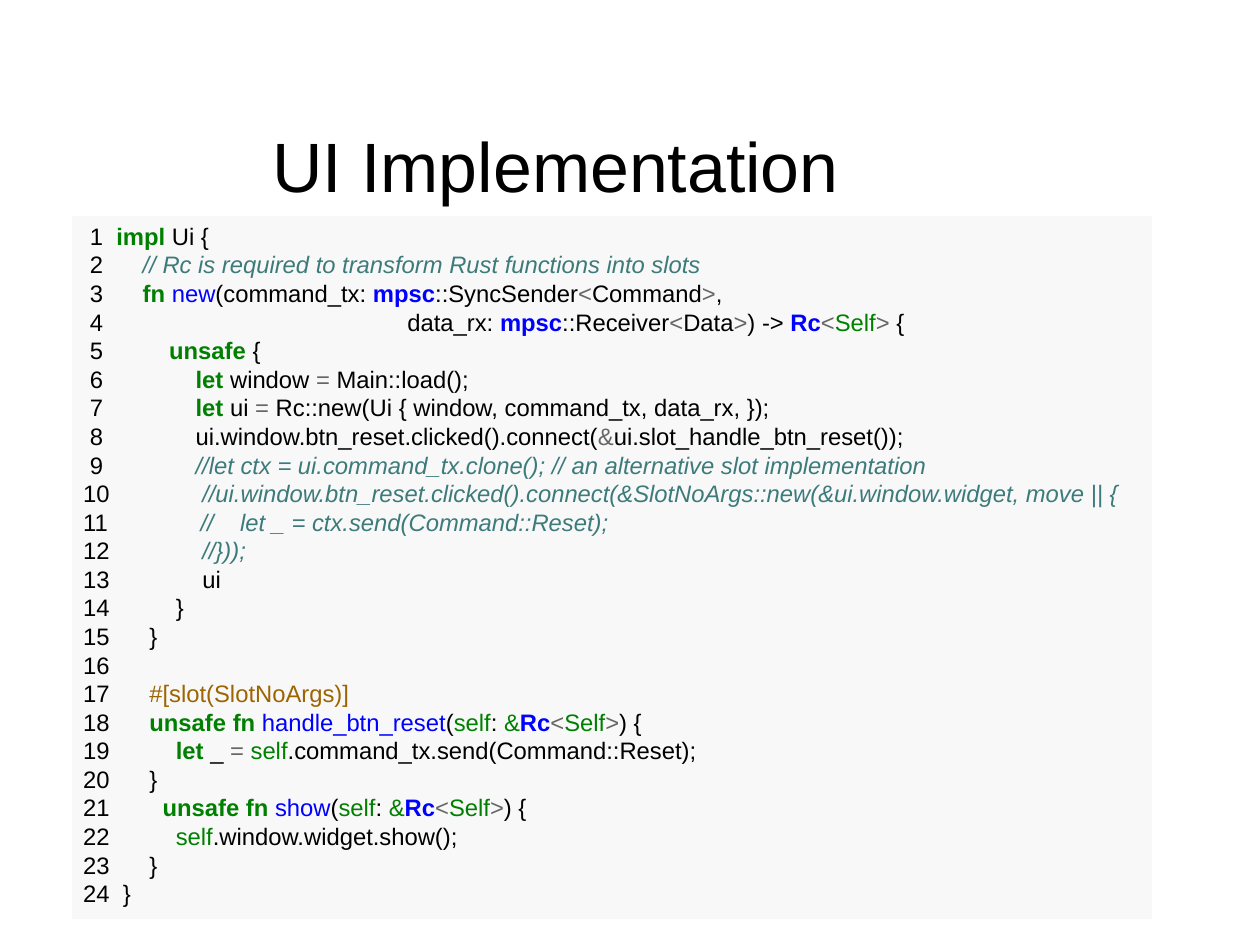
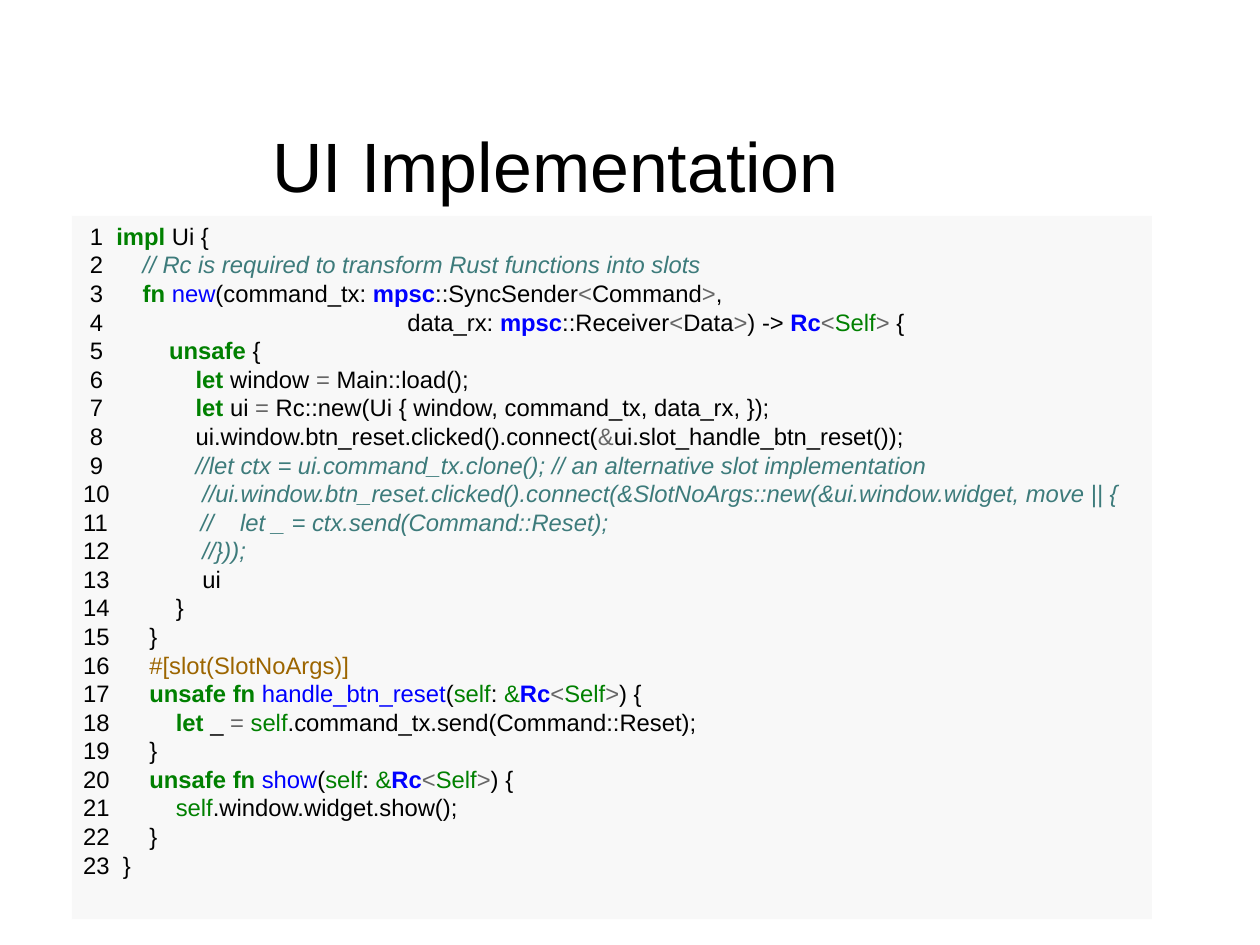
Before and after one commit to divi255/qtx, a slide deck: slide 11 of pres.odp. Drawn at 1260x945 pixels with LibreOffice and Linux fonts; fonts in the diff are those of the drawing; background and template pictures are left out. Boxes give left, top, right and bottom in pixels: in the first picture for what was removed or moved away, otherwise in the second. Text is boxed around its words. In the diff, an @@ line names an element or a change of style, - is before the commit and + after.

```diff
--- a/pres.odp
+++ b/pres.odp
@@ text in rectangle at [83,656,697,845]: text changed @@
-16
-17 #[slot(SlotNoArgs)]
-18 unsafe fn handle_btn_reset(self: &Rc<Self>) {
-19 let _ = self.command_tx.send(Command::Reset);
-20 }
-21 unsafe fn show(self: &Rc<Self>) {
-22 self.window.widget.show();
+16 #[slot(SlotNoArgs)]
+17 unsafe fn handle_btn_reset(self: &Rc<Self>) {
+18 let _ = self.command_tx.send(Command::Reset);
+19 }
+20 unsafe fn show(self: &Rc<Self>) {
+21 self.window.widget.show();
+22 }
@@ text in rectangle at [83,885,109,902]: paragraph removed @@
-24 }
```
Also in this commit, not shown: 3 other slides changed.
